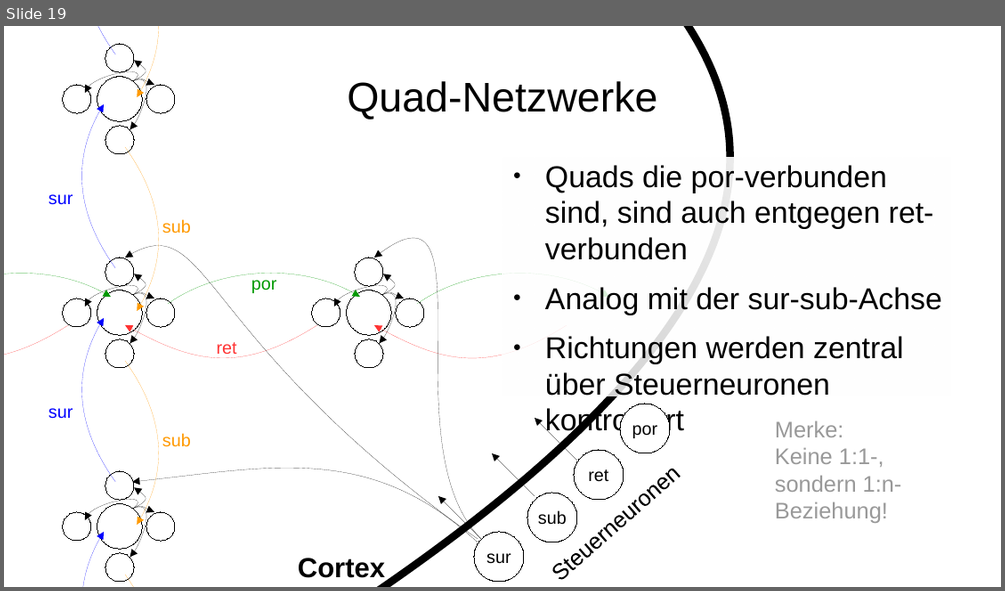
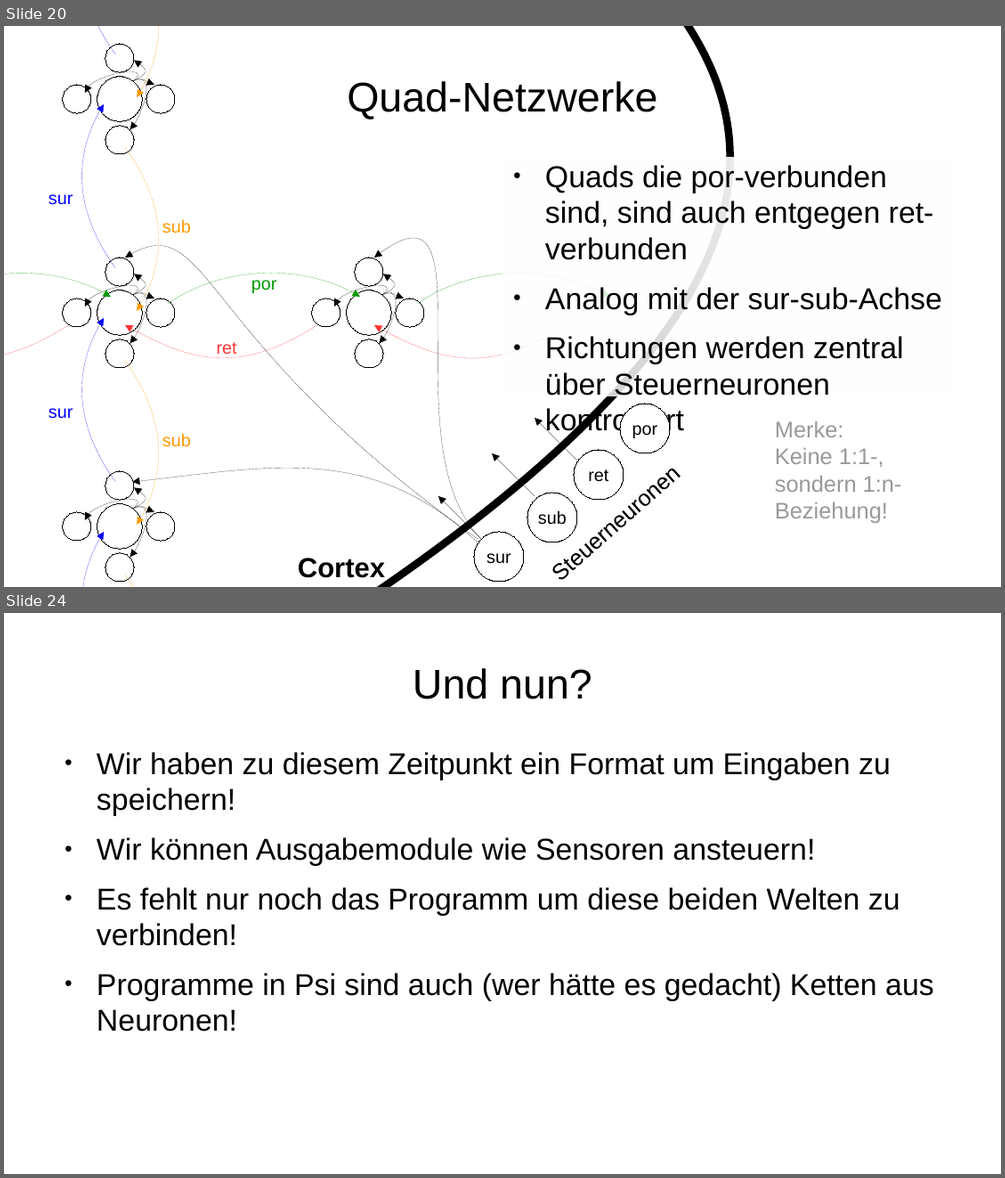
Before and after one commit to Lotes/psi-theorie, a slide deck: presentation.odp. Shown one above the other, each under a label of ours: slide 19 before the commit, slides 20 and 24 after it; the slides between them are not shown. The pictures are 1005x591 and 1005x1178 pixels, drawn with LibreOffice and Linux fonts; fonts in the diff are those of the drawing. Boxes give left, top, right and bottom in pixels: in the first picture for what was removed or moved away, otherwise in the second. Text is boxed around its words. In the diff, an @@ line names an element or a change of style, - is before the commit and + after.

```diff
--- a/presentation.odp
+++ b/presentation.odp
@@ slide 24 added at bbox=[4, 613, 1001, 1174], background #FFFFFF @@
@@ title added at bbox=[413, 668, 592, 699], 33 pt, text #000000 @@
+Und nun?
@@ text added at bbox=[97, 752, 934, 1031], 24 pt, text #000000 @@
+● Wir haben zu diesem Zeitpunkt ein Format um Eingaben zu speichern!
+● Wir können Ausgabemodule wie Sensoren ansteuern!
+● Es fehlt nur noch das Programm um diese beiden Welten zu verbinden!
+● Programme in Psi sind auch (wer hätte es gedacht) Ketten aus Neuronen!
@@ what was slide 19 is now slide 20 @@
```
Also in this commit, not shown: 1 slide changed, 5 other slides added, 1 slide removed, 4 other files.
